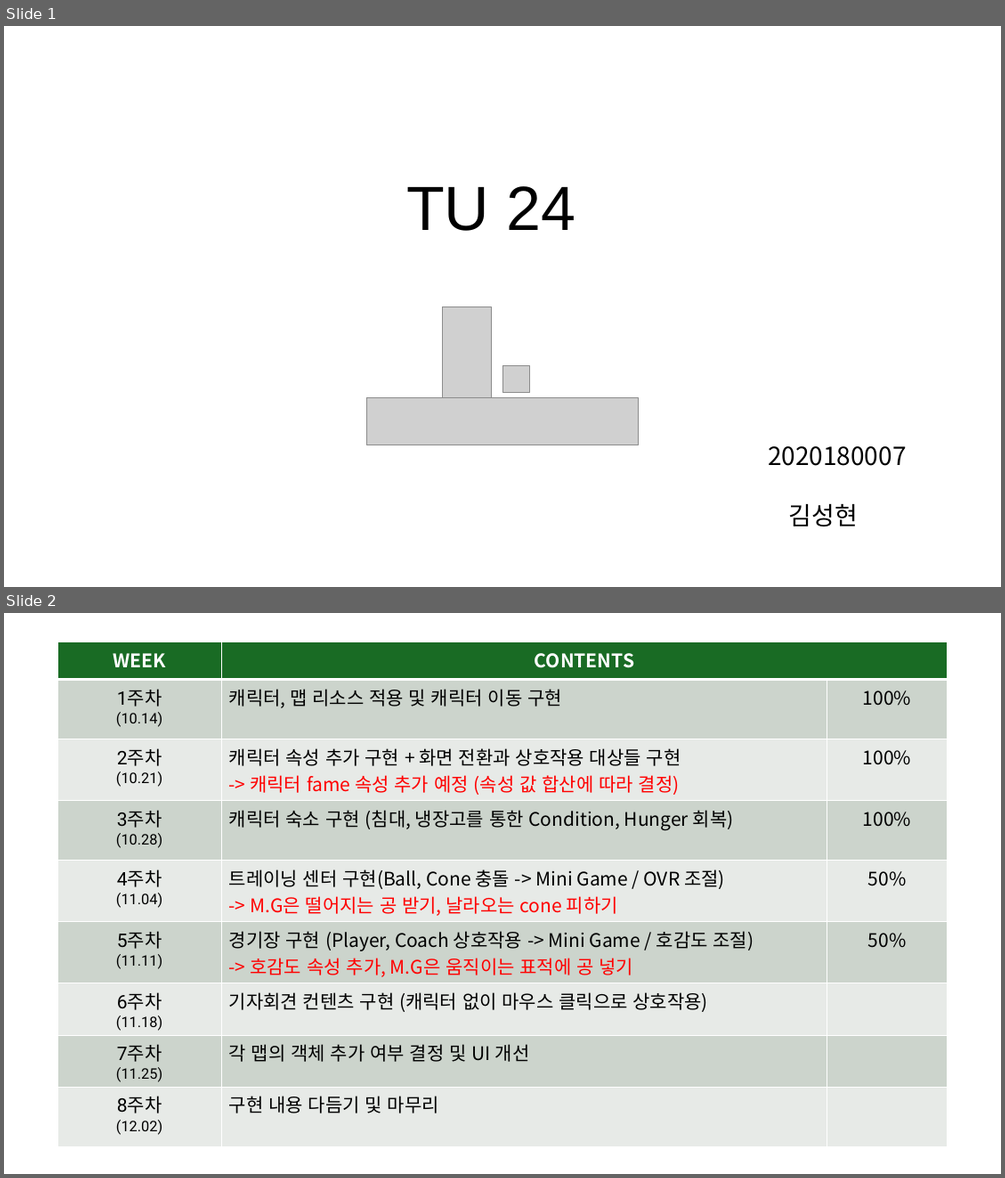
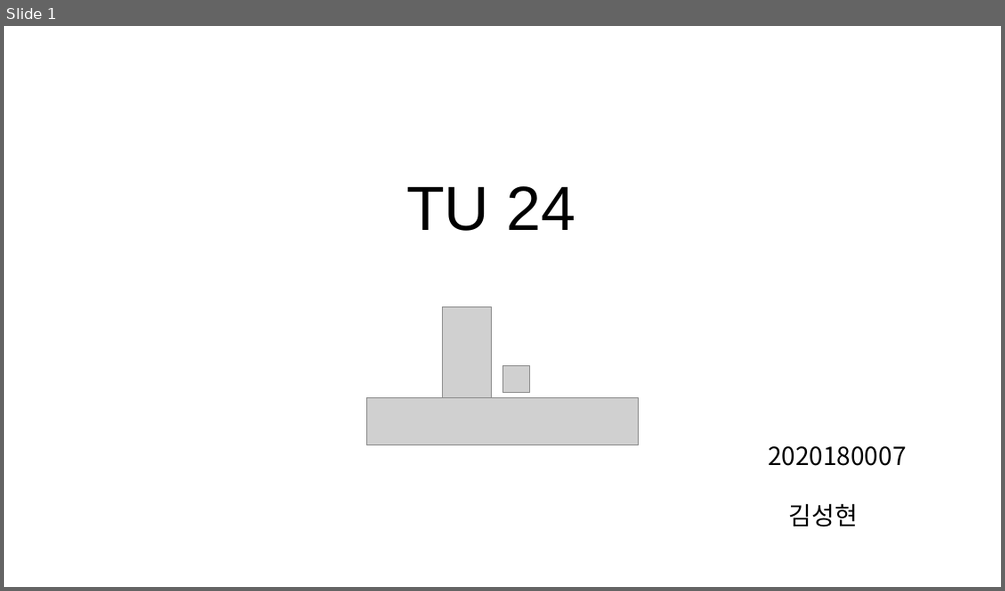
Before and after one commit to ssnghyxn-k/2DGP_PROJECT, a slide deck: 2DGP_PROJECT.pptx. Shown one above the other, each under a label of ours: slides 1 and 2 before the commit, slide 1 after it. The pictures are 1005x1178 and 1005x591 pixels, drawn with LibreOffice and Linux fonts; fonts in the diff are those of the drawing; grey boxes stand for pictures; background and template pictures are left out. Boxes give left, top, right and bottom in pixels: in the first picture for what was removed or moved away, otherwise in the second. Text is boxed around its words. In the diff, an @@ line names an element or a change of style, - is before the commit and + after.

```diff
--- a/2DGP_PROJECT.pptx
+++ b/2DGP_PROJECT.pptx
@@ slide 2 removed at (4, 613, 1001, 1174), background picture (left out) @@
@@ table removed at (57, 642, 947, 1138), 9 rows, 3 columns @@
-WEEK | CONTENTS | 
-1주차 / (10.14) | 캐릭터, 맵 리소스 적용 및 캐릭터 이동 구현 | 100%
-2주차 / (10.21) | 캐릭터 속성 추가 구현 + 화면 전환과 상호작용 대상들 구현 / -> 캐릭터 fame 속성 추가 예정 (속성 값 합산에 따라 결정) | 100%
-3주차 / (10.28) | 캐릭터 숙소 구현 (침대, 냉장고를 통한 Condition, Hunger 회복) | 100%
-4주차 / (11.04) | 트레이닝 센터 구현(Ball, Cone 충돌 -> Mini Game / OVR 조절) / -> M.G은 떨어지는 공 받기, 날라오는 cone 피하기 | 50%
-5주차 / (11.11) | 경기장 구현 (Player, Coach 상호작용 -> Mini Game / 호감도 조절) / -> 호감도 속성 추가, M.G은 움직이는 표적에 공 넣기 | 50%
-6주차 / (11.18) | 기자회견 컨텐츠 구현 (캐릭터 없이 마우스 클릭으로 상호작용) | 
-7주차 / (11.25) | 각 맵의 객체 추가 여부 결정 및 UI 개선 | 
-8주차 / (12.02) | 구현 내용 다듬기 및 마무리 | 
```
Also in this commit, not shown: 1 slide changed, 1 slide added, 6 other files.
